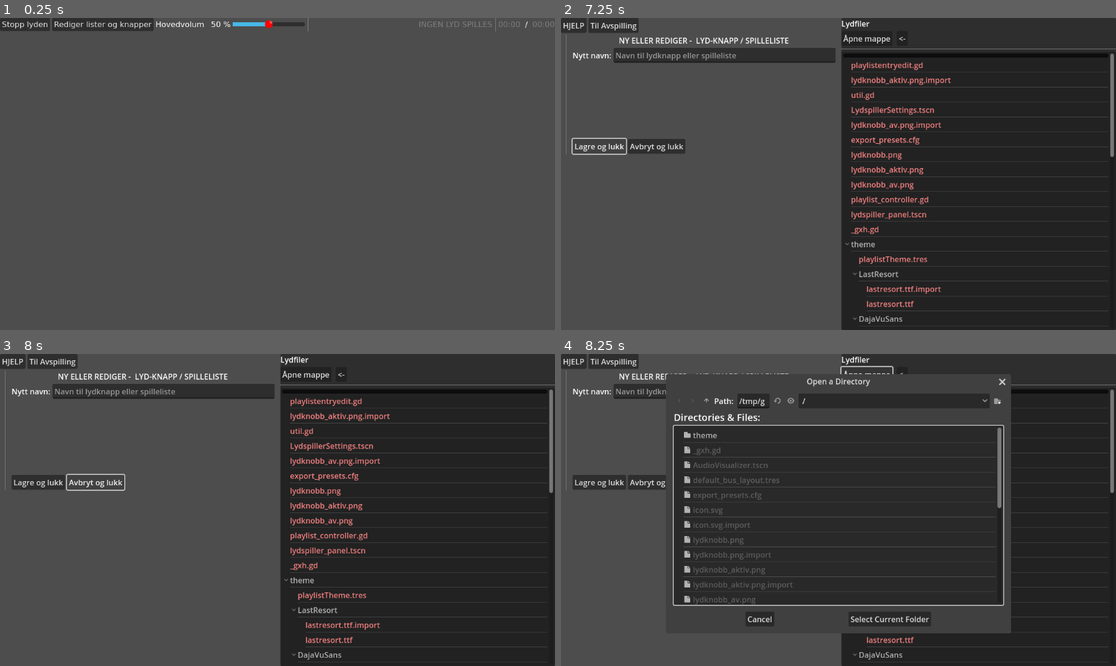
Above: before the commit, frames 1-4 (two rows, left to right).
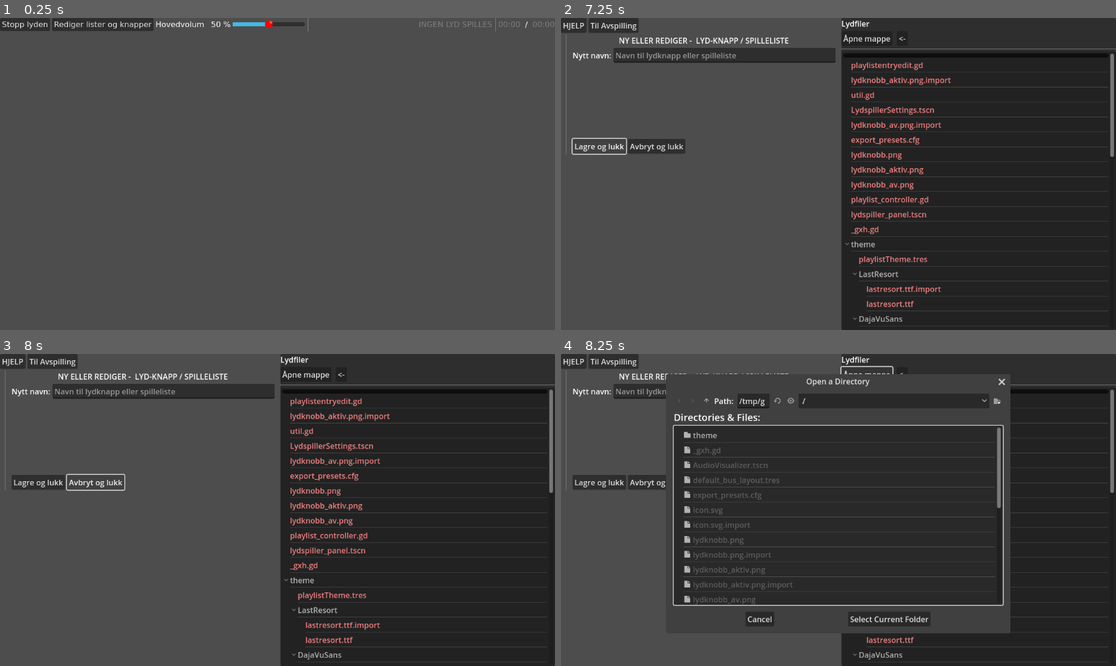
Above: after the commit, the same moments.

Repository: KvaGram/fotballklubb_music_app
Game: Godot game, scene res://lydspiller_panel.tscn
Two runs of this game, one before a commit and one after it. Both use one fixed random seed, a clock stepped at 60 frames per second and the inputs below.
Inputs (mouse positions are in pixels of both pictures, inside the frame that each line leads up to):
- Up to frame 1 (0.25 s): no input
- Up to frame 2 (7.25 s): click "Stopp lyden" at 0.5 s; click "Rediger lister og knapper" at 1.25 s; click (721, 55) at 2.02 s; type "Alex" at 2.1 s; click "HJELP" at 2.75 s; click "OK" at 3.5 s; click "Til Avspilling" at 4.25 s; click "Stopp lyden" at 5 s; click "Rediger lister og knapper" at 5.75 s; click "Lagre og lukk" at 6.5 s
- Up to frame 3 (8 s): click "Avbryt og lukk" at 7.25 s
- Up to frame 4 (8.25 s): click "Åpne mappe" at 8 s

Frames 1-3 are identical in both runs. In frame 4, 0.6% of the frame differs, in the area x 44-82%, y 7-90%.

Commit message:
debugging wav

Diff:
--- a/util.gd
+++ b/util.gd
@@ -10,9 +10,51 @@
 		stream.data = file.get_buffer(file.get_length())
 	elif path.get_extension() == "wav": #.ends_with(".wav"):
 		stream = AudioStreamWAV.new()
-		stream.stereo = true
-		stream.format = stream.FORMAT_16_BITS
-		stream.data = file.get_buffer(file.get_length())
+
+
+		#header data
+		var hd:int
+		var hds:String
+
+		print("Parsing wav header...")
+		#parsing header
+		hds = ""
+		#hd=file.get_32() #expect ASCII literal RIFF. ignored
+		hds = get8bitCharStringFromfile(file, 4)
+		print(hds)
+		hd=file.get_32() #expect filesize. ignored
+		print("wav filesize: %d"%[hd])
+		#hd=file.get_32() #WAV description header in ASCII. ignored
+		hds = get8bitCharStringFromfile(file, 4)
+		print(hds)
+		hd=file.get_32() #chunk size. normaly 16
+		print("wav chunk size: %d"%[hd])
+		hd=file.get_16() #Wav type format. ???
+		print("wav format: %d"%[hd])
+		if hd >= 16: #This section is really a best guess. Only testing will tell if correct.
+			stream.format = stream.FORMAT_16_BITS
+		elif hd >= 8:
+			stream.format = AudioStreamWAV.FORMAT_8_BITS
+		else:
+			stream.format = AudioStreamWAV.FORMAT_IMA_ADPCM
+		hd=file.get_16() #number of audio channels print("wav byte rate: %d"%[hd])
+		print("wav channels: %d"%[hd])
+		stream.stereo = hd > 1
+		hd=file.get_32() #sample rate
+		print("wav sample rate: %d"%[hd])
+		hd=file.get_32() #byte rate
+		print("wav byte rate: %d"%[hd])
+		hd=file.get_16() #block allign
+		print("wav block align: %d"%[hd])
+		hd=file.get_16() #bytes per sample
+		print("wav bytes per sample: %d"%[hd])
+		#hd=file.get_32() #expect ASCII literal DATA. ignored
+		hds = get8bitCharStringFromfile(file, 4)
+		print(hds)
+		hd=file.get_32() #bytesize of data
+		print("wav data size: %d"%[hd])
+		print("Finished reading wav header")
+		stream.data = file.get_buffer(hd)
 	#elif path.get_extension() == "ogg": #.ends_with(".ogg"):
 	#	stream = AudioStreamOggVorbis.new()
 	#	stream.data = file.get_buffer(file.get_length())
@@ -23,3 +65,9 @@
 	var s:int = int(sec) % 60
 	var m:int = int(sec) / 60
 	return "%02d:%02d" % [m, s]
+
+func get8bitCharStringFromfile(file:FileAccess, len:int) -> String:
+	var s:String = ""
+	for i in len:
+		s += char(file.get_8())
+	return s
